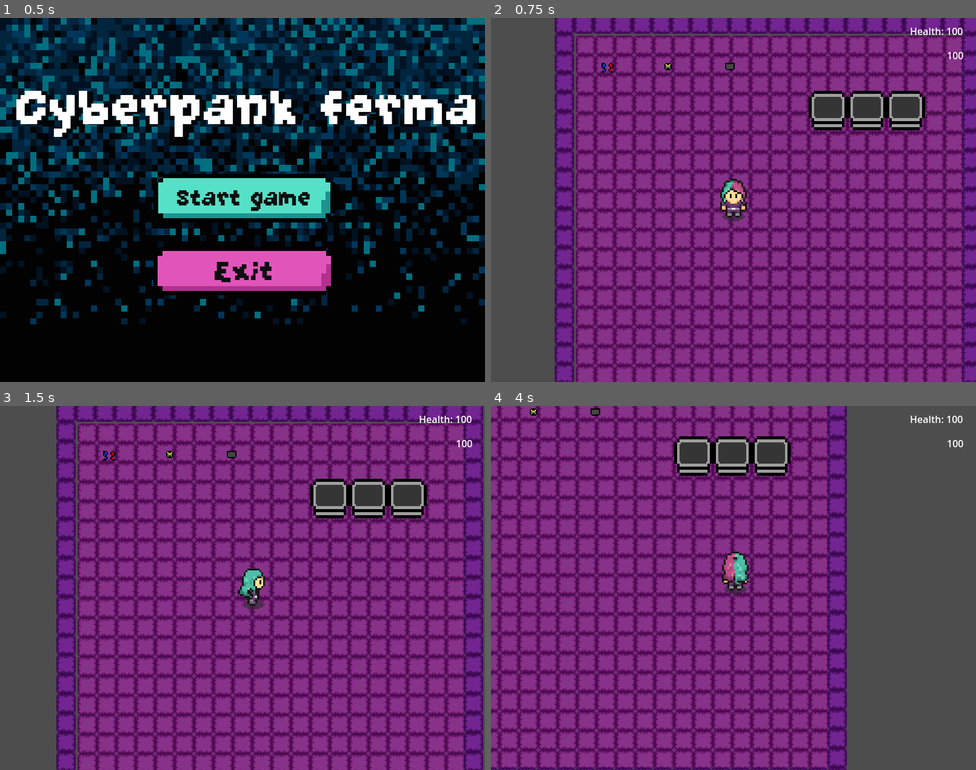
Above: before the commit, frames 1-4 (two rows, left to right).
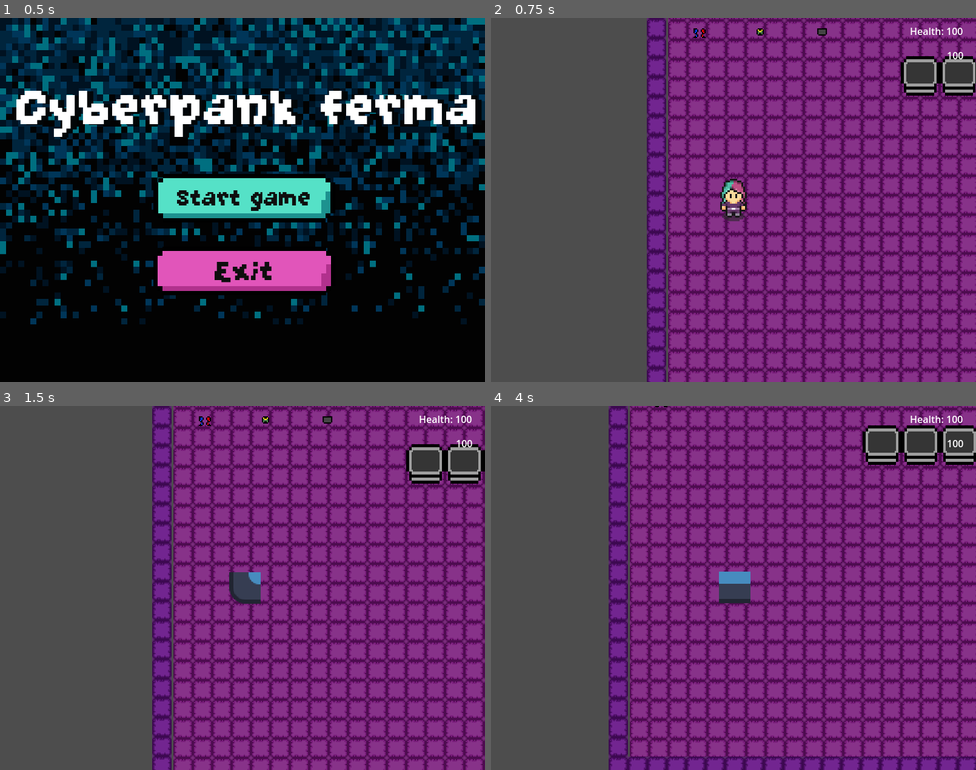
Above: after the commit, the same moments.

Repository: Oxy083612/sandbox-gamejam
Game: Godot game, scene res://scenes/ui/menu/main_menu.tscn
Two runs of this game, one before a commit and one after it. Both use one fixed random seed, a clock stepped at 60 frames per second and the inputs below. The engine's default icon, where the game draws it, is replaced by a stand-in: a white triangle on a blue panel in a dark square.
Inputs (mouse positions are in pixels of both pictures, inside the frame that each line leads up to):
- Up to frame 1 (0.5 s): no input
- Up to frame 2 (0.75 s): click "Start game" at 0.5 s
- Up to frame 3 (1.5 s): tap Enter at 1.25 s; move the mouse to (349, 569) at 1.27 s; hold D (move_right) from 1.28 s (still down); tap Q (attack, bound only after the commit) at 1.35 s; click (349, 569) at 1.42 s
- Up to frame 4 (4 s): move the mouse to (636, 606) at 2.02 s; release D (move_right) at 2.03 s; hold S (move_down) 2.03-2.78 s; tap E (interaction) at 2.1 s; click (636, 606) at 2.17 s; tap Q (attack, bound only after the commit) at 2.3, 2.85, 3.6 s; move the mouse to (782, 507) at 2.77 s; hold D (move_right) 2.78-3.53 s; click (782, 507) at 2.92 s; move the mouse to (709, 660) at 3.52 s; hold W (move_up) from 3.53 s (still down); click (709, 660) at 3.67 s

Frame 1 is identical in both runs. In frame 2, 52% of the frame differs, in the area x 13-100%, y 0-100%; in frame 3, 48%; in frame 4, 76%, in the area x 0-100%, y 0-100%.

Commit message:
combat-mechanic

Diff:
--- a/_autoload/GlobalTime.tscn
+++ b/_autoload/GlobalTime.tscn
@@ -11,6 +11,7 @@
 offset_right = 40.0
 offset_bottom = 40.0
 scale = Vector2(29.7906, 25.336256)
+mouse_filter = 2
 color = Color(0.101960786, 0, 0.24705882, 0.34509805)
 
 [node name="Timer" type="Timer" parent="."]
--- /dev/null
+++ b/_autoload/combat.gd
@@ -0,0 +1,3 @@
+extends Node
+
+var player_current_attack = false
--- /dev/null
+++ b/global.gd
@@ -0,0 +1,3 @@
+extends Node
+
+var player_current_attack = false
--- a/project.godot
+++ b/project.godot
@@ -18,6 +18,7 @@
 [autoload]
 
 GlobalTime="*res://_autoload/GlobalTime.tscn"
+Combat="*res://_autoload/combat.gd"
 
 [display]
 
@@ -63,6 +64,11 @@
 "events": [Object(InputEventKey,"resource_local_to_scene":false,"resource_name":"","device":-1,"window_id":0,"alt_press …(192 unchanged characters)…
 ]
 }
+attack={
+"deadzone": 0.2,
+"events": [Object(InputEventKey,"resource_local_to_scene":false,"resource_name":"","device":-1,"window_id":0,"alt_pressed":false,"shift_pressed":false,"ctrl_pressed":false,"meta_pressed":false,"pressed":false,"keycode":0,"physical_keycode":81,"key_label":0,"unicode":113,"location":0,"echo":false,"script":null)
+]
+}
 
 [rendering]
 
--- a/scenes/enemy/enemy.gd
+++ b/scenes/enemy/enemy.gd
@@ -2,12 +2,18 @@
 
 @export var target: CharacterBody2D
 @onready var sprite: AnimatedSprite2D = $AnimatedSprite2D
+@onready var damage_intake: Timer = $damage_intake
 
 var speed = 80
+var health = 25
+var player_in_attack_zone = false
+var can_take_damage = true
 
 func _physics_process(delta: float) -> void:
 	if target == null:
 		return
+
+	deal_with_damage()
 
 	var distance = global_position.distance_to(target.global_position)
 
@@ -24,3 +30,30 @@
 
 
 	move_and_slide()
+
+func enemy():
+	pass
+
+
+func _on_enemy_hitbox_body_entered(body: Node2D) -> void:
+	if body.has_method("player"):
+		player_in_attack_zone = true
+
+
+func _on_enemy_hitbox_body_exited(body: Node2D) -> void:
+	if body.has_method("player"):
+		player_in_attack_zone = false
+
+func deal_with_damage():
+	if player_in_attack_zone and Combat.player_current_attack == true:
+		if can_take_damage == true:
+			health = health - 20
+			damage_intake.start()
+			can_take_damage = false
+			print("slime health = ", health)
+			if health <= 0:
+				self.queue_free()
+
+
+func _on_damage_intake_timeout() -> void:
+	can_take_damage = true
--- a/scenes/enemy/enemy.tscn
+++ b/scenes/enemy/enemy.tscn
@@ -209,6 +209,10 @@
 "name": &"walk",
 "speed": 5.0
 }]
+
+[sub_resource type="CapsuleShape2D" id="CapsuleShape2D_a3pup"]
+radius = 8.0
+height = 16.0
 
 [node name="Enemy" type="CharacterBody2D"]
 script = ExtResource("1_a3pup")
@@ -221,3 +225,17 @@
 [node name="AnimatedSprite2D" type="AnimatedSprite2D" parent="."]
 sprite_frames = SubResource("SpriteFrames_fnnf0")
 animation = &"die"
+
+[node name="enemy_hitbox" type="Area2D" parent="."]
+
+[node name="CollisionShape2D" type="CollisionShape2D" parent="enemy_hitbox"]
+position = Vector2(0, 6)
+scale = Vector2(-2.1197224, -1.0600684)
+shape = SubResource("CapsuleShape2D_a3pup")
+
+[node name="damage_intake" type="Timer" parent="."]
+wait_time = 0.5
+
+[connection signal="body_entered" from="enemy_hitbox" to="." method="_on_enemy_hitbox_body_entered"]
+[connection signal="body_exited" from="enemy_hitbox" to="." method="_on_enemy_hitbox_body_exited"]
+[connection signal="timeout" from="damage_intake" to="." method="_on_damage_intake_timeout"]
--- a/scenes/player/player.tscn
+++ b/scenes/player/player.tscn
@@ -1,7 +1,8 @@
-[gd_scene load_steps=28 format=3 uid="uid://d3yjtxv0lq318"]
+[gd_scene load_steps=42 format=3 uid="uid://d3yjtxv0lq318"]
 
 [ext_resource type="Script" uid="uid://b14e5axbcsy0e" path="res://scenes/player/player_logic.gd" id="1_8afob"]
 [ext_resource type="Resource" uid="uid://ct4hi2q351a4h" path="res://scenes/inventory/player_inventory.tres" id="2_lvxji"]
+[ext_resource type="Texture2D" uid="uid://b48jmbsm2664x" path="res://icon.svg" id="3_75vfm"]
 [ext_resource type="Texture2D" uid="uid://u8v1jmde7ctt" path="res://assets/player/player_animation.png" id="3_lvxji"]
 [ext_resource type="PackedScene" uid="uid://ywjl00r8hbfx" path="res://scenes/inventory/inventory_ui.tscn" id="3_p47bc"]
 
@@ -9,6 +10,22 @@
 radius = 98.0
 height = 196.0
 
+[sub_resource type="AtlasTexture" id="AtlasTexture_qek5x"]
+atlas = ExtResource("3_75vfm")
+region = Rect2(0, 96, 32, 32)
+
+[sub_resource type="AtlasTexture" id="AtlasTexture_007i1"]
+atlas = ExtResource("3_75vfm")
+region = Rect2(32, 96, 32, 32)
+
+[sub_resource type="AtlasTexture" id="AtlasTexture_6cv16"]
+atlas = ExtResource("3_75vfm")
+region = Rect2(64, 96, 32, 32)
+
+[sub_resource type="AtlasTexture" id="AtlasTexture_j4nxn"]
+atlas = ExtResource("3_75vfm")
+region = Rect2(96, 96, 32, 32)
+
 [sub_resource type="AtlasTexture" id="AtlasTexture_lvxji"]
 atlas = ExtResource("3_lvxji")
 region = Rect2(64, 0, 32, 48)
@@ -24,6 +41,38 @@
 [sub_resource type="AtlasTexture" id="AtlasTexture_p47bc"]
 atlas = ExtResource("3_lvxji")
 region = Rect2(64, 48, 32, 48)
+
+[sub_resource type="AtlasTexture" id="AtlasTexture_28m0y"]
+atlas = ExtResource("3_75vfm")
+region = Rect2(0, 96, 32, 32)
+
+[sub_resource type="AtlasTexture" id="AtlasTexture_uniwh"]
+atlas = ExtResource("3_75vfm")
+region = Rect2(32, 96, 32, 32)
+
+[sub_resource type="AtlasTexture" id="AtlasTexture_iqsei"]
+atlas = ExtResource("3_75vfm")
+region = Rect2(64, 96, 32, 32)
+
+[sub_resource type="AtlasTexture" id="AtlasTexture_tffgl"]
+atlas = ExtResource("3_75vfm")
+region = Rect2(96, 96, 32, 32)
+
+[sub_resource type="AtlasTexture" id="AtlasTexture_pk8ii"]
+atlas = ExtResource("3_75vfm")
+region = Rect2(0, 96, 32, 32)
+
+[sub_resource type="AtlasTexture" id="AtlasTexture_5mf0n"]
+atlas = ExtResource("3_75vfm")
+region = Rect2(32, 96, 32, 32)
+
+[sub_resource type="AtlasTexture" id="AtlasTexture_4hvnv"]
+atlas = ExtResource("3_75vfm")
+region = Rect2(64, 96, 32, 32)
+
+[sub_resource type="AtlasTexture" id="AtlasTexture_bbmj2"]
+atlas = ExtResource("3_75vfm")
+region = Rect2(96, 96, 32, 32)
 
 [sub_resource type="AtlasTexture" id="AtlasTexture_5gtgg"]
 atlas = ExtResource("3_lvxji")
@@ -93,6 +142,23 @@
 animations = [{
 "frames": [{
 "duration": 1.0,
+"texture": SubResource("AtlasTexture_qek5x")
+}, {
+"duration": 1.0,
+"texture": SubResource("AtlasTexture_007i1")
+}, {
+"duration": 1.0,
+"texture": SubResource("AtlasTexture_6cv16")
+}, {
+"duration": 1.0,
+"texture": SubResource("AtlasTexture_j4nxn")
+}],
+"loop": true,
+"name": &"back_attack",
+"speed": 5.0
+}, {
+"frames": [{
+"duration": 1.0,
 "texture": SubResource("AtlasTexture_lvxji")
 }],
 "loop": true,
@@ -121,6 +187,40 @@
 }],
 "loop": true,
 "name": &"idle_up",
+"speed": 5.0
+}, {
+"frames": [{
+"duration": 1.0,
+"texture": SubResource("AtlasTexture_28m0y")
+}, {
+"duration": 1.0,
+"texture": SubResource("AtlasTexture_uniwh")
+}, {
+"duration": 1.0,
+"texture": SubResource("AtlasTexture_iqsei")
+}, {
+"duration": 1.0,
+"texture": SubResource("AtlasTexture_tffgl")
+}],
+"loop": true,
+"name": &"side_attack",
+"speed": 5.0
+}, {
+"frames": [{
+"duration": 1.0,
+"texture": SubResource("AtlasTexture_pk8ii")
+}, {
+"duration": 1.0,
+"texture": SubResource("AtlasTexture_5mf0n")
+}, {
+"duration": 1.0,
+"texture": SubResource("AtlasTexture_4hvnv")
+}, {
+"duration": 1.0,
+"texture": SubResource("AtlasTexture_bbmj2")
+}],
+"loop": true,
+"name": &"up_attack",
 "speed": 5.0
 }, {
 "frames": [{
@@ -194,6 +294,8 @@
 
 [sub_resource type="RectangleShape2D" id="RectangleShape2D_g2els"]
 size = Vector2(38, 14.5)
+
+[sub_resource type="CapsuleShape2D" id="CapsuleShape2D_lvxji"]
 
 [node name="Player" type="CharacterBody2D"]
 z_as_relative = false
@@ -215,7 +317,7 @@
 texture_filter = 1
 scale = Vector2(1.6, 1.6)
 sprite_frames = SubResource("SpriteFrames_8afob")
-animation = &"idle_up"
+animation = &"up_attack"
 
 [node name="CollisionShape2D2" type="CollisionShape2D" parent="."]
 position = Vector2(0, 21.25)
@@ -227,5 +329,21 @@
 offset_right = 64.0
 offset_bottom = -70.0
 
+[node name="player_hitbox" type="Area2D" parent="."]
+
+[node name="CollisionShape2D" type="CollisionShape2D" parent="player_hitbox"]
+scale = Vector2(2.087541, -2.1850724)
+shape = SubResource("CapsuleShape2D_lvxji")
+
+[node name="damage_intake" type="Timer" parent="."]
+wait_time = 0.5
+
+[node name="attack_cooldown" type="Timer" parent="."]
+wait_time = 0.5
+
 [connection signal="body_entered" from="Area2D" to="." method="_on_area_2d_body_entered"]
 [connection signal="body_exited" from="Area2D" to="." method="_on_area_2d_body_exited"]
+[connection signal="body_entered" from="player_hitbox" to="." method="_on_player_hitbox_body_entered"]
+[connection signal="body_exited" from="player_hitbox" to="." method="_on_player_hitbox_body_exited"]
+[connection signal="timeout" from="damage_intake" to="." method="_on_damage_intake_timeout"]
+[connection signal="timeout" from="attack_cooldown" to="." method="_on_attack_cooldown_timeout"]
--- a/scenes/player/player_logic.gd
+++ b/scenes/player/player_logic.gd
@@ -1,16 +1,24 @@
 extends CharacterBody2D
 
 class_name Player
-
 
 const SPEED = 150.0
 @onready var sprite: AnimatedSprite2D = $AnimatedSprite2D
 @onready var area_2d: Area2D = $Area2D
+@onready var damage_intake: Timer = $damage_intake
+@onready var attack_cooldown: Timer = $attack_cooldown
 
 @onready var inventoryUI: Control = $Inventory_UI
 @export var inventory: Inventory
 
 var nearby_plant: Plant = null
+
+var enemy_in_attack_range = false
+var damage_intake_cooldown = true
+var player_alive = true
+
+var attack_in_progress = false
+
 
 enum DIRECTION {front, right, back, left}
 var dir = DIRECTION.front
@@ -22,30 +30,33 @@
 	var input_direction = Input.get_vector("move_left", "move_right", "move_up", "move_down")
 	if inventoryUI.is_open:
 		return
-	if(input_direction[0] > 0 and velocity != Vector2.ZERO):
-		sprite.play("walk_right")
-		dir = DIRECTION.right
-	if(input_direction[0] < 0 and velocity != Vector2.ZERO):
-		sprite.play("walk_left")
-		dir = DIRECTION.left
-	if(input_direction[1] > 0 and velocity != Vector2.ZERO):
-		sprite.play("walk_down")
-		dir = DIRECTION.front
-	if(input_direction[1] < 0 and velocity != Vector2.ZERO):
-		sprite.play("walk_up")
-		dir = DIRECTION.back
-	if velocity == Vector2.ZERO:
-		match dir:
-			DIRECTION.right:
-				sprite.play("idle_right")
-			DIRECTION.left:
-				sprite.play("idle_left")
-			DIRECTION.front:
-				sprite.play("idle_down")
-			DIRECTION.back:
-				sprite.play("idle_up")
-	velocity = input_direction * SPEED
-	move_and_slide()
+	attack()
+	if !attack_in_progress:
+		if(input_direction[0] > 0 and velocity != Vector2.ZERO):
+			sprite.play("walk_right")
+			dir = DIRECTION.right
+		if(input_direction[0] < 0 and velocity != Vector2.ZERO):
+			sprite.play("walk_left")
+			dir = DIRECTION.left
+		if(input_direction[1] > 0 and velocity != Vector2.ZERO):
+			sprite.play("walk_down")
+			dir = DIRECTION.front
+		if(input_direction[1] < 0 and velocity != Vector2.ZERO):
+			sprite.play("walk_up")
+			dir = DIRECTION.back
+		if velocity == Vector2.ZERO:
+			match dir:
+				DIRECTION.right:
+						sprite.play("idle_right")
+				DIRECTION.left:
+						sprite.play("idle_left")
+				DIRECTION.front:
+						sprite.play("idle_down")
+				DIRECTION.back:
+						sprite.play("idle_up")
+		velocity = input_direction * SPEED
+		move_and_slide()
+	enemy_attack()
 
 
 func _on_area_2d_body_entered(_body) -> void:
@@ -132,13 +143,61 @@
 	print("Current player health: ", player_current_health)
 
 #	Function returns state of player using bool value
-func decrease_health(healthAmount: int) -> bool:
-	var is_player_alive: bool = true
+func decrease_health(healthAmount: int):
 	if player_current_health - healthAmount <= min_player_health:
 		player_current_health = min_player_health
-		is_player_alive = false
+		player_alive = false
 	else:
 		player_current_health -= healthAmount
-	print("Current player health: ", player_current_health)
-	print("Is player alive: ", is_player_alive)
-	return is_player_alive
+
+
+
+func _on_player_hitbox_body_entered(body: Node2D) -> void:
+	if body.has_method("enemy"):
+		enemy_in_attack_range = true
+
+
+func _on_player_hitbox_body_exited(body: Node2D) -> void:
+	if body.has_method("enemy"):
+		enemy_in_attack_range = false
+
+func player():
+	pass
+
+func enemy_attack():
+	if enemy_in_attack_range and damage_intake_cooldown == true:
+		decrease_health(20)
+		damage_intake_cooldown = false
+		damage_intake.start()
+		print(player_current_health)
+		if !player_alive:
+
+			self.queue_free()
+
+
+func attack():
+	if Input.is_action_just_pressed("attack"):
+		Combat.player_current_attack  = true
+		attack_in_progress = true
+		attack_cooldown.start()
+		if dir == DIRECTION.right:
+			sprite.flip_h = false
+			sprite.play("side_attack")
+		if dir == DIRECTION.left:
+			sprite.flip_h = true
+			sprite.play("side_attack")
+		if dir == DIRECTION.front:
+			sprite.play("up_attack")
+		if dir == DIRECTION.back:
+			sprite.play("back_attack")
+
+
+
+func _on_damage_intake_timeout() -> void:
+	damage_intake_cooldown = true # Replace with function body.
+
+
+func _on_attack_cooldown_timeout() -> void:
+	attack_cooldown.stop()
+	Combat.player_current_attack = false
+	attack_in_progress = false
--- a/scenes/start_map/startowa_mapa.tscn
+++ b/scenes/start_map/startowa_mapa.tscn
@@ -1,13 +1,14 @@
-[gd_scene load_steps=13 format=4 uid="uid://nm13it4x7y4f"]
+[gd_scene load_steps=14 format=4 uid="uid://nm13it4x7y4f"]
 
 [ext_resource type="Texture2D" uid="uid://jpignsm2d5t3" path="res://assets/tilesets/tile.png" id="1_gj2po"]
 [ext_resource type="PackedScene" uid="uid://d3yjtxv0lq318" path="res://scenes/player/player.tscn" id="2_ioq07"]
 [ext_resource type="PackedScene" uid="uid://bxelc604meg8q" path="res://scenes/plants/plant.tscn" id="4_q8ltl"]
 [ext_resource type="Resource" uid="uid://dp6tjebkyr6ml" path="res://scenes/items/seed_cables.tres" id="4_reuv0"]
 [ext_resource type="PackedScene" uid="uid://djfq4llaakx3l" path="res://scenes/item/item.tscn" id="5_f3sbe"]
-[ext_resource type="Resource" path="res://scenes/items/seed_sd.tres" id="5_oe5uy"]
+[ext_resource type="Resource" uid="uid://dh4ve8vtgwy7b" path="res://scenes/items/seed_sd.tres" id="5_oe5uy"]
 [ext_resource type="Resource" uid="uid://dwdejby24hoja" path="res://scenes/items/seed_pendrive.tres" id="6_reuv0"]
 [ext_resource type="PackedScene" uid="uid://cvdx0jmkaf3jt" path="res://assets/ui/HUD.tscn" id="8_0mi2f"]
+[ext_resource type="PackedScene" uid="uid://bpratturiilli" path="res://scenes/enemy/enemy.tscn" id="8_gbuw6"]
 
 [sub_resource type="TileSetAtlasSource" id="TileSetAtlasSource_ioq07"]
 texture = ExtResource("1_gj2po")
@@ -81,9 +82,13 @@
 item = ExtResource("6_reuv0")
 
 [node name="Player" parent="." instance=ExtResource("2_ioq07")]
-position = Vector2(292, 305)
+position = Vector2(140, 362)
 
 [node name="Camera2D" type="Camera2D" parent="Player"]
 position_smoothing_enabled = true
 
+[node name="Enemy" parent="." node_paths=PackedStringArray("target") instance=ExtResource("8_gbuw6")]
+position = Vector2(638, 381)
+target = NodePath("../Player")
+
 [node name="HUD" parent="." instance=ExtResource("8_0mi2f")]
Not shown, added: _autoload/combat.gd.uid
Not shown, added: global.gd.uid
Not shown: 1 places in scenes/enemy/enemy.tscn that only renumber resources
